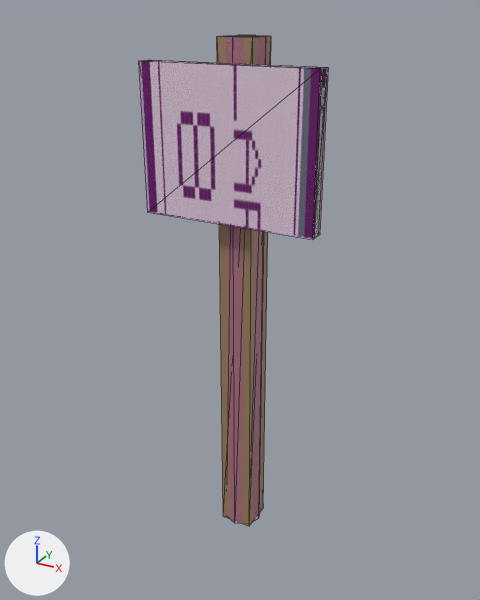
Renders of the COLLADA model beamng-props/lap-signs/export/dae/lapsign_08.dae from each side of a commit.
The view is the same before and after, from a camera (50 mm lens) standing at (0.848, -1.565, 1.564) and looking at (-0.008, -0.009, 0.786). Arrows for +X, +Y and +Z are at lower left; the lights stay in place. The picture after the commit comes second. Mesh edges are drawn as thin lines. Where no turn or scale is listed for an object, it has been applied to the vertices.

In view in the first picture: 'Colmesh_post-1', 'Colmesh_sign-1', 'post', 'sign'.
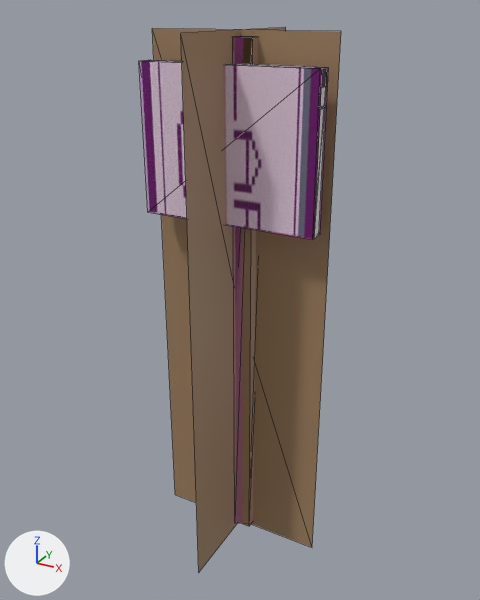
The newer file is also turned or shifted as a whole; pictures and numbers use the older file's frame.

What differs and where, as boxes (x1, y1, x2, y2) in the pictures (480 x 600 px):
'lapsign_08_a50', added (brown)
    after: (152, 27, 341, 571)
'post', deleted (brown)
    before: (217, 35, 271, 526)
'lapsign_08_a800', now drawn
    after: (142, 36, 327, 526)
    faces in mat_wood_120 (brown #a08161): (238, 36, 258, 526)
    faces in mat_sign_120 (picture img_lap_08_png): (142, 60, 327, 238)
'sign', deleted
    before: (142, 60, 327, 238)

What changed in the scene script:
```text
Add me_lapsign_08_a800:
    me_lapsign_08_a800.from_pydata(...)  # a box spanning x -0.05..0.05, y -0.05..0.05, z 0.0..1.5, material slot 0; a box spanning x -0.25..0.25, y -0.09..-0.06, z 1.04..1.44, material slot 1
    me_lapsign_08_a800.materials.append(mat_wood_120)  # brown #a08161
    me_lapsign_08_a800.materials.append(mat_sign_120)  # picture img_lap_08_png
Add me_lapsign_08_a50:
    me_lapsign_08_a50.from_pydata([(-0.26, 0.0, -0.01), (0.26, 0.0, -0.01), (0.26, 0.0, 1.52), (-0.26, 0.0, 1.52), (0.0, -0.26, -0.01), (0.0, 0.26, -0.01), (0.0, 0.26, 1.52), (0.0, -0.26, 1.52)], [], [(1, 3, 0), (5, 7, 4), (1, 2, 3), (5, 6, 7)])
    me_lapsign_08_a50.materials.append(mat_wood_120)  # brown #a08161
Change ob_lapsign_08_a800:
    ob_lapsign_08_a800: bpy.data.objects.new('lapsign_08_a800', None) -> bpy.data.objects.new('lapsign_08_a800', me_lapsign_08_a800)
Remove ob_post:
    ob_post = bpy.data.objects.new('post', me_cube)
    ob_post.location = (0.0, 0.0, 0.75)
Remove ob_sign:
    ob_sign = bpy.data.objects.new('sign', me_cube_001)
    ob_sign.location = (0.0, -0.08, 1.24)
Add ob_lapsign_08_a50:
    ob_lapsign_08_a50 = bpy.data.objects.new('lapsign_08_a50', me_lapsign_08_a50)
    ob_lapsign_08_a50.location = (0.0, -0.022, 0.0)
```
